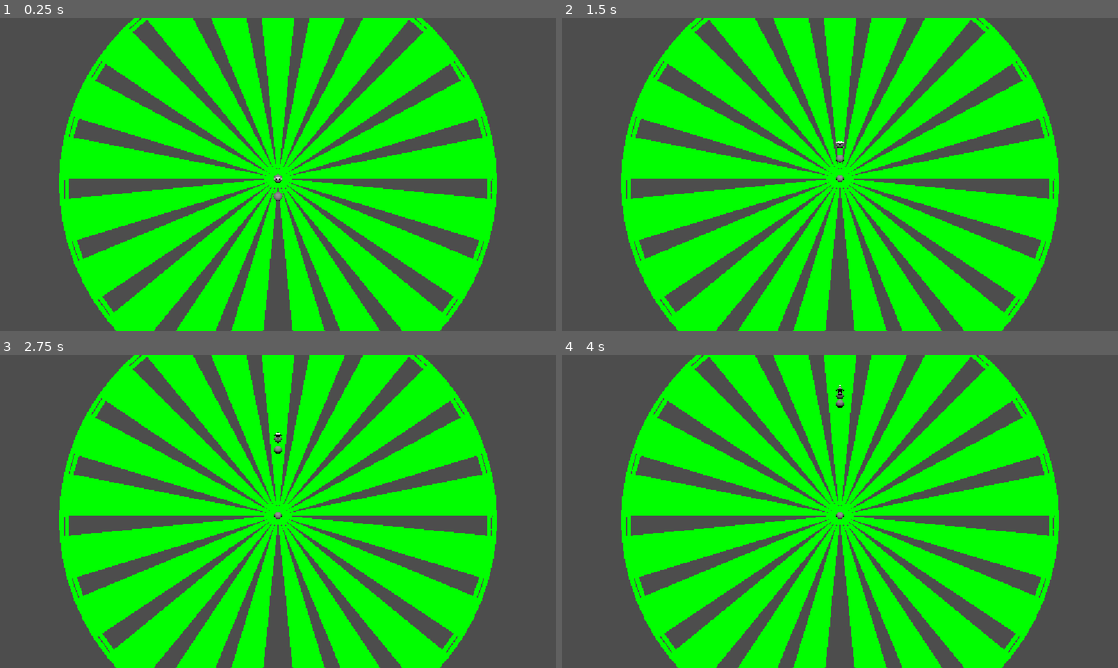
Above: before the commit, frames 1-4 (two rows, left to right).
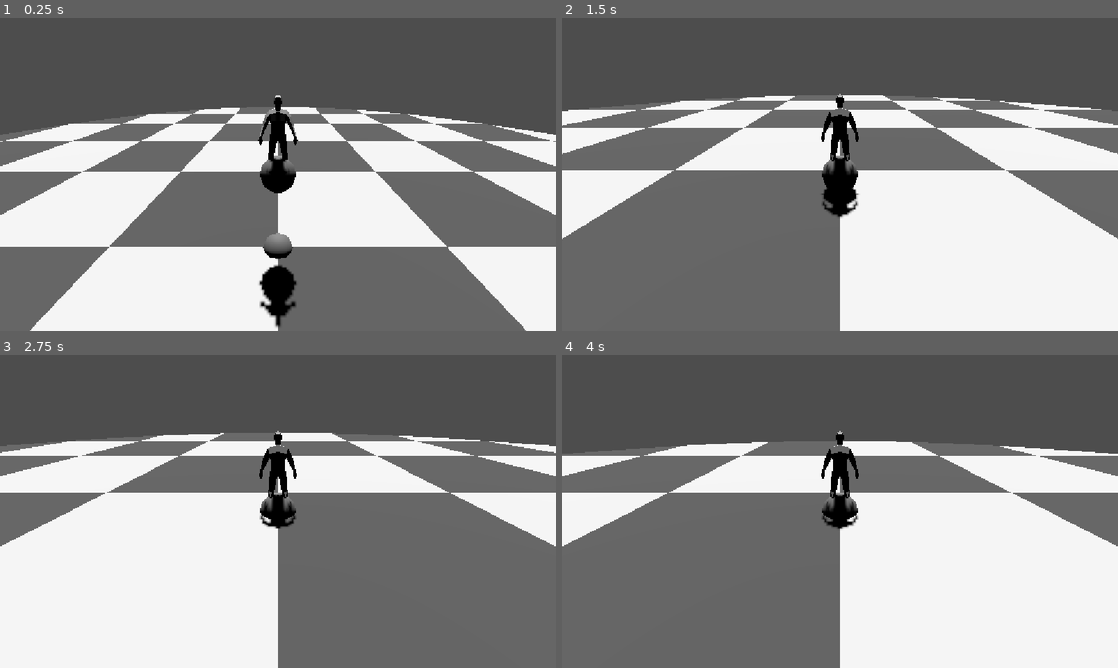
Above: after the commit, the same moments.

Repository: XMNNguyen/Soulslike_Roguelike
Game: Godot game, scene res://Scenes/main.tscn
Two runs of this game, one before a commit and one after it. Both use one fixed random seed, a clock stepped at 60 frames per second and the inputs below.
Inputs (mouse positions are in pixels of both pictures, inside the frame that each line leads up to):
- Up to frame 1 (0.25 s): no input
- Up to frame 2 (1.5 s): move the mouse to (867, 174) at 0.52 s; hold W (forward) from 0.53 s (still down); tap Space (dodge) at 0.6, 1.35 s; move the mouse to (812, 174) at 1.27 s
- Up to frame 3 (2.75 s): keep holding W (forward); move the mouse to (289, 505) at 2.02 s; tap Space (dodge) at 2.1 s
- Up to frame 4 (4 s): keep holding W (forward); move the mouse to (834, 517) at 2.77 s; tap Space (dodge) at 2.85, 3.6 s; move the mouse to (878, 514) at 3.52 s

The runs differ from the first frame. In frame 1, 79% of the frame differs, in the area x 0-100%, y 0-100%; in frame 2, 81%; in frame 3, 81%; in frame 4, 80%.

Commit message:
changed debug shader + adjusted camera angle

Diff:
--- a/soulslike-roguelike/Scenes/Entities/Camera/user_camera.tscn
+++ b/soulslike-roguelike/Scenes/Entities/Camera/user_camera.tscn
@@ -12,6 +12,6 @@
 [node name="CSGSphere3D" type="CSGSphere3D" parent="Pivot" unique_id=1412460164]
 
 [node name="Camera3D" type="Camera3D" parent="." unique_id=1985725044]
-transform = Transform3D(1, 0, 0, 0, 1, 0, 0, 0, 1, 0, 1.5562176, 1.9189181)
+transform = Transform3D(1, 0, 0, 0, 1, 0, 0, 0, 1, 0, 2.538303, 4.906314)
 
 [node name="CSGSphere3D" type="CSGSphere3D" parent="Camera3D" unique_id=2081252035]
--- a/soulslike-roguelike/Scenes/Levels/Debug_Level/debug_level.tscn
+++ b/soulslike-roguelike/Scenes/Levels/Debug_Level/debug_level.tscn
@@ -1,7 +1,7 @@
 [gd_scene format=3 uid="uid://dwu1qbbbpr0ui"]
 
 [ext_resource type="Script" uid="uid://mpjhy21ybpfe" path="res://Scripts/Levels/Debug_Level/debug_level.gd" id="1_3ri1k"]
-[ext_resource type="Shader" uid="uid://boklsur1ubk6u" path="res://Shaders/debug/wireframe_debug.gdshader" id="3_ufrrj"]
+[ext_resource type="Shader" uid="uid://rt02l858e8jd" path="res://Shaders/debug/debug.gdshader" id="2_h7oiu"]
 
 [sub_resource type="CylinderMesh" id="CylinderMesh_eed4v"]
 top_radius = 28.066406
@@ -10,9 +10,9 @@
 
 [sub_resource type="ShaderMaterial" id="ShaderMaterial_h7oiu"]
 render_priority = 0
-shader = ExtResource("3_ufrrj")
-shader_parameter/wire_color = Color(0, 1, 0, 1)
-shader_parameter/line_thickness = 0.02
+shader = ExtResource("2_h7oiu")
+shader_parameter/scale = 20.0
+shader_parameter/grey_scale = 0.4
 
 [sub_resource type="CylinderShape3D" id="CylinderShape3D_eed4v"]
 height = 0.99975586
--- a/soulslike-roguelike/Scripts/Levels/Debug_Level/debug_level.gd
+++ b/soulslike-roguelike/Scripts/Levels/Debug_Level/debug_level.gd
@@ -7,7 +7,7 @@
 
 
 func _ready() -> void:
-	debug_camera.make_current() #NOTE: uncomment for when testing camera
+	#debug_camera.make_current() #NOTE: uncomment for when testing camera
 	pass
 
 
